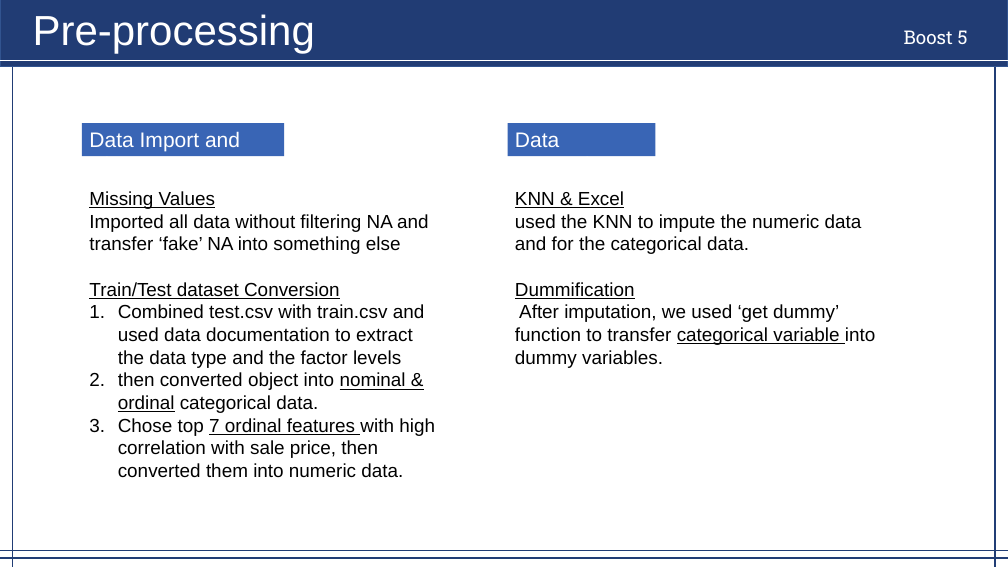
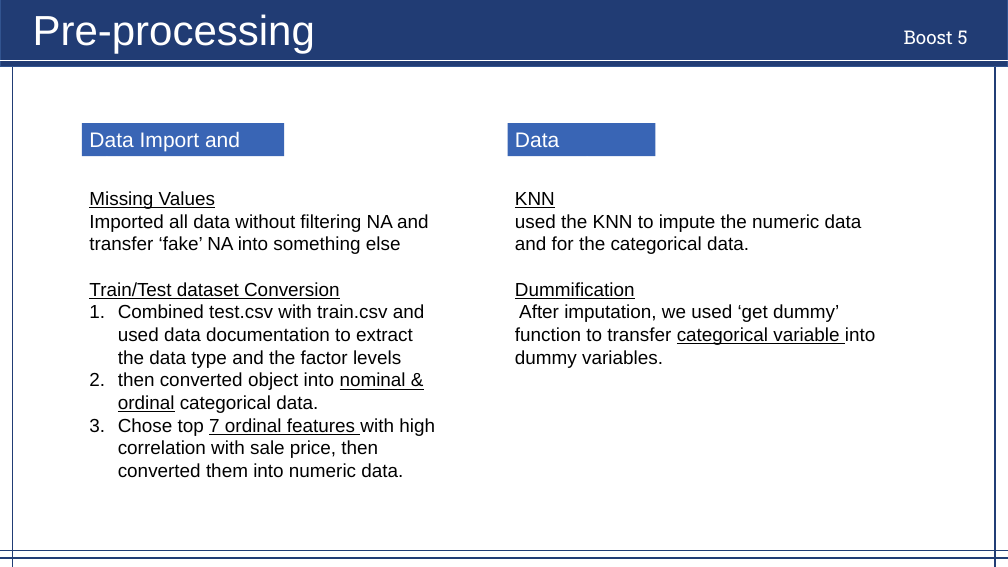
Before and after one commit to yanghua23/KaggleHousePrice_MLProject, a slide deck: slide 10 of KaggleHousePrice_presentation.pptx (slide 3 before the commit). Drawn at 1008x567 pixels with LibreOffice and Linux fonts; fonts in the diff are those of the drawing. Boxes give left, top, right and bottom in pixels: in the first picture for what was removed or moved away, otherwise in the second. Text is boxed around its words. In the diff, an @@ line names an element or a change of style, - is before the commit and + after.

Commit message:
Modified slide file.

```diff
--- a/KaggleHousePrice_presentation.pptx
+++ b/KaggleHousePrice_presentation.pptx
@@ text at [515, 192, 555, 208]: text changed @@
-KNN & Excel
+KNN
```
Also in this commit, not shown: 1 slide added, 1 slide removed.
